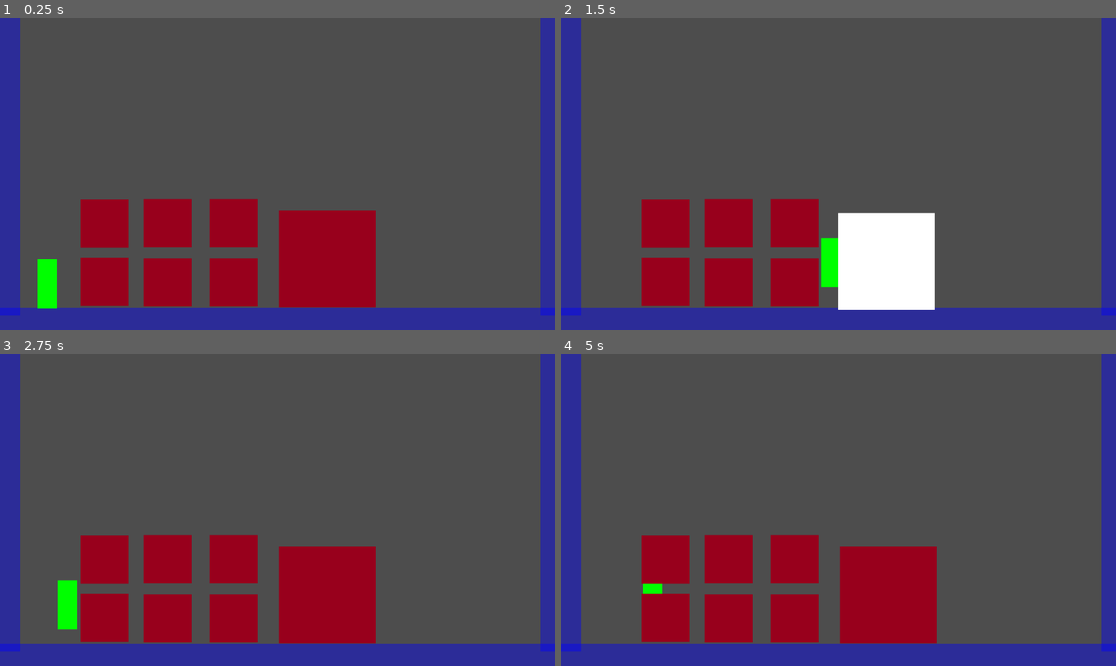
Above: before the commit, frames 1-4 (two rows, left to right).
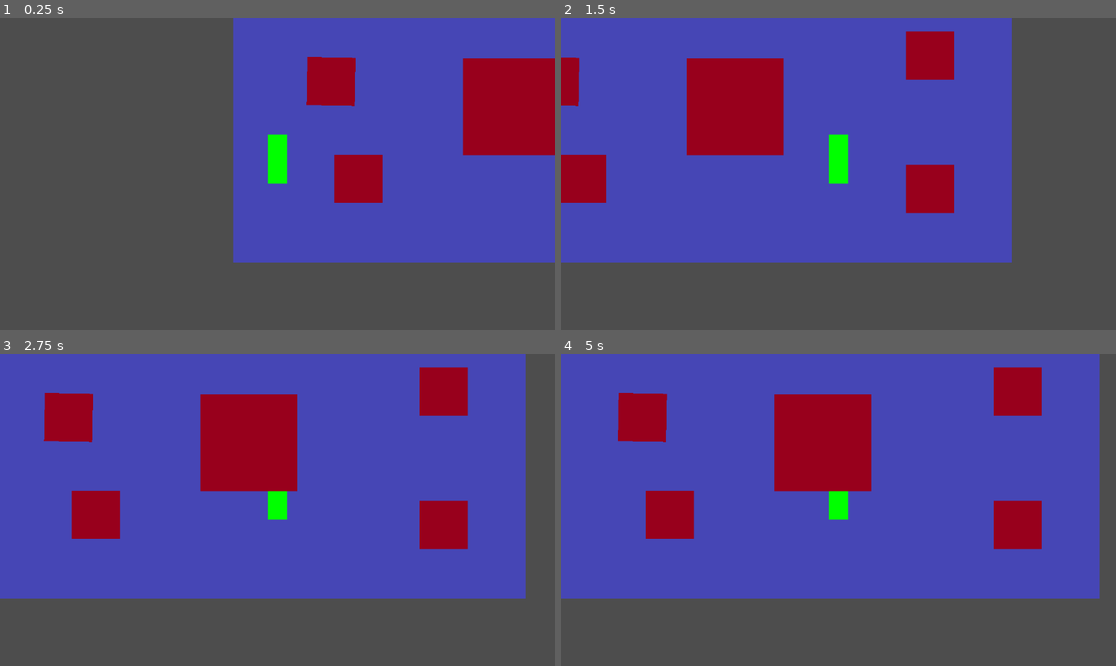
Above: after the commit, the same moments.

Repository: itlleat/twenty-second-slam
Game: Godot game, scene res://test_level.tscn
The game is run twice, just before and just after one commit, with the same random seed, the same clock (stepped at 60 frames per second) and the same inputs.
Inputs:
- Up to frame 1 (0.25 s): no input
- Up to frame 2 (1.5 s): tap Enter at 0.5 s; hold D (move_right) from 0.53 s (still down); tap Space (jump) at 0.6, 0.77, 1.07 s; tap E (punch) at 1.35 s
- Up to frame 3 (2.75 s): tap Space (jump) at 1.52, 1.55, 1.82, 2.1 s; release D (move_right) at 2.03 s; hold A (move_left) from 2.03 s (still down)
- Up to frame 4 (5 s): release A (move_left) at 2.78 s; hold D (move_right) 2.78-4.28 s; tap E (punch) at 2.85, 4.35 s; tap Space (jump) at 3.02, 3.05, 3.32, 3.6, 3.77, 4.07, 4.52, 4.55, 4.82 s; hold A (move_left) from 4.28 s (still down)

The runs differ from the first frame. In frame 1, 67% of the frame differs, in the area x 0-100%, y 0-100%; in frame 2, 80%; in frame 3, 91%; in frame 4, 92%.

Commit message:
changed it up

Diff:
--- a/enemy_small.gd
+++ b/enemy_small.gd
@@ -17,7 +17,7 @@
 # Physics for flying when defeated
 var is_flying = false
 var flying_timer = 0.0
-var flying_duration = 5.0
+var flying_duration = 2.5
 var gravity = 980.0
 var bounce_damping = 0.8
 var friction = 0.95
--- a/player.gd
+++ b/player.gd
@@ -3,24 +3,48 @@
 enum PlayerState {
 	IDLE,
 	WALKING,
-	JUMPING,
+	WALK_UP,
+	WALK_DOWN,
+	DASHING,
 	PUNCHING
 }
 
 var current_state = PlayerState.IDLE
 var move_speed = 600.0
-var jump_force = -475.0
+var dash_force = 1000.0
+var dash_duration = 0.2
 var gravity = 980.0
 var can_punch = true
 var punch_cooldown = 0.06
 var punch_timer = 0.0
+var dash_timer = 0.0
+var can_dash = true
 var facing_right = true
 
 var punch_area: Area2D
 var punch_rect: ColorRect
 var player_body: ColorRect
+var can_move_vertically = false
 
 func _ready():
+	# Create and add camera
+	var camera = Camera2D.new()
+	camera.enabled = true
+
+	# Add smoothing for smoother camera movement
+	camera.position_smoothing_enabled = true
+	camera.position_smoothing_speed = 5.0
+
+	# Set zoom level (adjust as needed)
+	camera.zoom = Vector2(1.2, 1.2)  # Slight zoom in
+
+	# Set camera limits to prevent going outside level bounds
+	camera.limit_left = 0
+	camera.limit_right = 1920
+	camera.limit_top = 0
+	camera.limit_bottom = 1080
+
+	add_child(camera)
 
 	punch_area = $PunchHitBox
 	punch_rect = $PunchHitBox/PunchRect
@@ -49,41 +73,60 @@
 			handle_idle_state(delta)
 		PlayerState.WALKING:
 			handle_walking_state(delta)
-		PlayerState.JUMPING:
-			handle_jumping_state(delta)
+		PlayerState.WALK_UP:
+			handle_walk_up_state(delta)
+		PlayerState.WALK_DOWN:
+			handle_walk_down_state(delta)
+		PlayerState.DASHING:
+			handle_dashing_state(delta)
 		PlayerState.PUNCHING:
 			handle_punching_state(delta)
 
-	# Apply gravity
-	if not is_on_floor():
-		velocity.y += gravity * delta
+	# No gravity - all movement is contained within free movement area
 
 	move_and_slide()
+
+
+
 	update_state()
 
 func handle_idle_state(_delta):
-	if not is_on_floor():
-		current_state = PlayerState.JUMPING
-		return
-
-	velocity.x = 0
+	# Only allow movement in free movement area
+	if can_move_vertically:
+		velocity = Vector2.ZERO
+		handle_movement_input()
+	else:
+		# Outside free movement area - no movement allowed
+		velocity = Vector2.ZERO
+
+func handle_walking_state(_delta):
+	# Only allow movement in free movement area
+	if can_move_vertically:
+		handle_movement_input()
+	else:
+		# Outside free movement area - stop moving
+		velocity = Vector2.ZERO
+		current_state = PlayerState.IDLE
+
+func handle_walk_up_state(_delta):
+	# Same as walking state - free movement in all directions
 	handle_movement_input()
 
-func handle_walking_state(_delta):
-	if not is_on_floor():
-		current_state = PlayerState.JUMPING
-		return
-
+func handle_walk_down_state(_delta):
+	# Same as walking state - free movement in all directions
 	handle_movement_input()
 
-func handle_jumping_state(_delta):
-	handle_movement_input()
-
-	if is_on_floor():
-		if abs(velocity.x) > 0:
-			current_state = PlayerState.WALKING
-		else:
-			current_state = PlayerState.IDLE
+func handle_dashing_state(delta):
+	dash_timer -= delta
+	if dash_timer <= 0:
+		# End dash
+		current_state = PlayerState.IDLE
+		can_dash = true
+		# Slow down after dash
+		velocity.x *= 0.5
+		if can_move_vertically:
+			velocity.y *= 0.5
+	# Don't handle input during dash - keep dash velocity
 
 func handle_punching_state(delta):
 	velocity.x = 0
@@ -97,19 +140,59 @@
 		punch_area.monitorable = false
 
 func handle_movement_input():
-	var input_dir = Input.get_axis("move_left", "move_right")
-	velocity.x = input_dir * move_speed
+	# Only allow input when in free movement area
+	if not can_move_vertically:
+		return
+
+	var input_dir_x = Input.get_axis("move_left", "move_right")
+	var input_dir_y = Input.get_axis("move_up", "move_down")
+
+	# Create movement vector for free movement
+	var movement_vector = Vector2(input_dir_x, input_dir_y)
+
+	# Normalize diagonal movement to prevent faster diagonal speed
+	if movement_vector.length() > 1.0:
+		movement_vector = movement_vector.normalized()
+
+	# Apply movement
+	velocity.x = movement_vector.x * move_speed
+	velocity.y = movement_vector.y * move_speed
 
 	# Update facing direction
-	if input_dir != 0:
-		facing_right = input_dir > 0
-
-	if Input.is_action_just_pressed("jump") and is_on_floor():
-		velocity.y = jump_force
-		current_state = PlayerState.JUMPING
+	if input_dir_x != 0:
+		facing_right = input_dir_x > 0
+
+	# Dash only works in free movement area
+	if Input.is_action_just_pressed("jump") and can_dash:
+		start_dash()
 
 	if Input.is_action_just_pressed("punch") and can_punch:
 		start_punch()
+
+func start_dash():
+	# Only allow dashing in free movement area
+	if not can_move_vertically:
+		return
+
+	current_state = PlayerState.DASHING
+	can_dash = false
+	dash_timer = dash_duration
+
+	# Get current input for dash direction
+	var input_dir_x = Input.get_axis("move_left", "move_right")
+	var input_dir_y = Input.get_axis("move_up", "move_down")
+
+	var dash_direction = Vector2.ZERO
+
+	# Dash in any direction based on input
+	if abs(input_dir_x) > 0 or abs(input_dir_y) > 0:
+		dash_direction = Vector2(input_dir_x, input_dir_y).normalized()
+	else:
+		# No input - dash in facing direction
+		dash_direction = Vector2(1 if facing_right else -1, 0)
+
+	velocity = dash_direction * dash_force
+	print("Dashing in direction: ", dash_direction)
 
 func start_punch():
 	current_state = PlayerState.PUNCHING
@@ -126,9 +209,13 @@
 	punch_area.monitorable = true
 
 func update_state():
-	if current_state != PlayerState.PUNCHING:
-		if is_on_floor():
-			if abs(velocity.x) > 0:
+	if current_state != PlayerState.PUNCHING and current_state != PlayerState.DASHING:
+		if can_move_vertically:
+			# In free movement area - use any movement for walking state
+			if abs(velocity.x) > 0 or abs(velocity.y) > 0:
 				current_state = PlayerState.WALKING
 			else:
 				current_state = PlayerState.IDLE
+		else:
+			# Outside free movement area - always idle (no movement allowed)
+			current_state = PlayerState.IDLE
--- a/player.tscn
+++ b/player.tscn
@@ -35,3 +35,5 @@
 
 [node name="CollisionShape2D" type="CollisionShape2D" parent="PunchHitBox"]
 shape = SubResource("RectangleShape2D_tge7h")
+
+[node name="Camera2D" type="Camera2D" parent="."]
--- a/project.godot
+++ b/project.godot
@@ -46,6 +46,22 @@
 , Object(InputEventJoypadButton,"resource_local_to_scene":false,"resource_name":"","device":-1,"button_index":0,"pressure":0.0,"pressed":true,"script":null)
 ]
 }
+move_up={
+"deadzone": 0.5,
+"events": [Object(InputEventKey,"resource_local_to_scene":false,"resource_name":"","device":-1,"window_id":0,"alt_pressed":false,"shift_pressed":false,"ctrl_pressed":false,"meta_pressed":false,"pressed":false,"keycode":0,"physical_keycode":87,"key_label":0,"unicode":119,"echo":false,"script":null)
+, Object(InputEventKey,"resource_local_to_scene":false,"resource_name":"","device":-1,"window_id":0,"alt_pressed":false,"shift_pressed":false,"ctrl_pressed":false,"meta_pressed":false,"pressed":false,"keycode":0,"physical_keycode":4194320,"key_label":0,"unicode":0,"echo":false,"script":null)
+, Object(InputEventJoypadButton,"resource_local_to_scene":false,"resource_name":"","device":-1,"button_index":11,"pressure":0.0,"pressed":true,"script":null)
+, Object(InputEventJoypadMotion,"resource_local_to_scene":false,"resource_name":"","device":-1,"axis":1,"axis_value":-1.0,"script":null)
+]
+}
+move_down={
+"deadzone": 0.5,
+"events": [Object(InputEventKey,"resource_local_to_scene":false,"resource_name":"","device":-1,"window_id":0,"alt_pressed":false,"shift_pressed":false,"ctrl_pressed":false,"meta_pressed":false,"pressed":false,"keycode":0,"physical_keycode":83,"key_label":0,"unicode":115,"echo":false,"script":null)
+, Object(InputEventKey,"resource_local_to_scene":false,"resource_name":"","device":-1,"window_id":0,"alt_pressed":false,"shift_pressed":false,"ctrl_pressed":false,"meta_pressed":false,"pressed":false,"keycode":0,"physical_keycode":4194322,"key_label":0,"unicode":0,"echo":false,"script":null)
+, Object(InputEventJoypadButton,"resource_local_to_scene":false,"resource_name":"","device":-1,"button_index":12,"pressure":0.0,"pressed":true,"script":null)
+, Object(InputEventJoypadMotion,"resource_local_to_scene":false,"resource_name":"","device":-1,"axis":1,"axis_value":1.0,"script":null)
+]
+}
 
 [rendering]
 
--- a/test_level.tscn
+++ b/test_level.tscn
@@ -1,88 +1,56 @@
-[gd_scene load_steps=6 format=3 uid="uid://kf6ot565m4ke"]
+[gd_scene load_steps=7 format=3 uid="uid://kf6ot565m4ke"]
 
 [ext_resource type="PackedScene" uid="uid://baxeutytpeu4r" path="res://player.tscn" id="1_2auna"]
 [ext_resource type="Script" path="res://test_level.gd" id="1_dlgt2"]
+[ext_resource type="Script" path="res://vertical_zone.gd" id="2_q524u"]
 [ext_resource type="PackedScene" uid="uid://c1ipunpbjutsu" path="res://enemy.tscn" id="3_cxdfw"]
 [ext_resource type="PackedScene" uid="uid://dvcoejwb3a56f" path="res://enemy_small.tscn" id="4_iyms8"]
 
-[sub_resource type="RectangleShape2D" id="RectangleShape2D_u3kwk"]
-size = Vector2(1159, 14)
+[sub_resource type="RectangleShape2D" id="RectangleShape2D_3moeh"]
+size = Vector2(1150, 649)
 
 [node name="TestLevel" type="Node2D"]
 script = ExtResource("1_dlgt2")
 
-[node name="Ground" type="StaticBody2D" parent="."]
-position = Vector2(31, 592)
+[node name="FreeMovementZone" type="Area2D" parent="."]
+position = Vector2(-302, -106)
+script = ExtResource("2_q524u")
 metadata/_edit_group_ = true
 
-[node name="CollisionShape2D" type="CollisionShape2D" parent="Ground"]
-modulate = Color(0, 0, 1, 0.423529)
-self_modulate = Color(1, 0, 1, 1)
-position = Vector2(547, 17)
-shape = SubResource("RectangleShape2D_u3kwk")
+[node name="CollisionShape2D" type="CollisionShape2D" parent="FreeMovementZone"]
+position = Vector2(879, 432.5)
+shape = SubResource("RectangleShape2D_3moeh")
 
-[node name="ColorRect" type="ColorRect" parent="Ground/CollisionShape2D"]
-offset_left = -581.0
-offset_top = -7.0
-offset_right = 592.0
-offset_bottom = 40.0
-
-[node name="WallL" type="StaticBody2D" parent="."]
-position = Vector2(-15, 584)
-rotation = -1.57079
-metadata/_edit_group_ = true
-
-[node name="CollisionShape2D" type="CollisionShape2D" parent="WallL"]
-modulate = Color(0, 0, 1, 0.423529)
-self_modulate = Color(1, 0, 1, 1)
-position = Vector2(547, 17)
-shape = SubResource("RectangleShape2D_u3kwk")
-
-[node name="ColorRect" type="ColorRect" parent="WallL/CollisionShape2D"]
-offset_left = -581.0
-offset_top = -7.0
-offset_right = 592.0
-offset_bottom = 40.0
-
-[node name="WallR" type="StaticBody2D" parent="."]
-position = Vector2(1112, 584)
-rotation = -1.57079
-metadata/_edit_group_ = true
-
-[node name="CollisionShape2D" type="CollisionShape2D" parent="WallR"]
-modulate = Color(0, 0, 1, 0.423529)
-self_modulate = Color(1, 0, 1, 1)
-position = Vector2(547, 17)
-shape = SubResource("RectangleShape2D_u3kwk")
-
-[node name="ColorRect" type="ColorRect" parent="WallR/CollisionShape2D"]
-offset_left = -581.0
-offset_top = -7.0
-offset_right = 592.0
-offset_bottom = 40.0
+[node name="ColorRect" type="ColorRect" parent="FreeMovementZone/CollisionShape2D"]
+offset_left = -577.0
+offset_top = -327.0
+offset_right = 575.0
+offset_bottom = 325.0
+color = Color(0.254902, 0.254902, 1, 0.588235)
 
 [node name="Player" parent="." instance=ExtResource("1_2auna")]
-position = Vector2(98, 584)
+position = Vector2(92, 467)
+
+[node name="Enemy" parent="." instance=ExtResource("3_cxdfw")]
+position = Vector2(577, 327)
+
+[node name="EnemySmall" parent="." instance=ExtResource("4_iyms8")]
+position = Vector2(931, 170)
+
+[node name="EnemySmall2" parent="." instance=ExtResource("4_iyms8")]
+position = Vector2(779, 0)
+
+[node name="EnemySmall3" parent="." instance=ExtResource("4_iyms8")]
+position = Vector2(931, 447)
+
+[node name="EnemySmall4" parent="." instance=ExtResource("4_iyms8")]
+position = Vector2(153, 223)
+rotation = 0.0160227
+
+[node name="EnemySmall5" parent="." instance=ExtResource("4_iyms8")]
+position = Vector2(269, 1)
+
+[node name="EnemySmall6" parent="." instance=ExtResource("4_iyms8")]
+position = Vector2(209, 426)
 
 [node name="UI" type="CanvasLayer" parent="."]
-
-[node name="Enemy" parent="." instance=ExtResource("3_cxdfw")]
-position = Vector2(679, 500)
-
-[node name="EnemySmall" parent="." instance=ExtResource("4_iyms8")]
-position = Vector2(434, 498)
-
-[node name="EnemySmall2" parent="." instance=ExtResource("4_iyms8")]
-position = Vector2(297, 498)
-
-[node name="EnemySmall3" parent="." instance=ExtResource("4_iyms8")]
-position = Vector2(297, 375)
-
-[node name="EnemySmall4" parent="." instance=ExtResource("4_iyms8")]
-position = Vector2(434, 375)
-
-[node name="EnemySmall5" parent="." instance=ExtResource("4_iyms8")]
-position = Vector2(166, 497)
-
-[node name="EnemySmall6" parent="." instance=ExtResource("4_iyms8")]
-position = Vector2(166, 376)
--- /dev/null
+++ b/vertical_zone.gd
@@ -0,0 +1,52 @@
+extends Area2D
+
+func _ready():
+	# Enable free movement immediately and create walls
+	call_deferred("setup_free_movement_area")
+
+func setup_free_movement_area():
+	# Find the player and enable free movement
+	var player = get_node("../Player")
+	if player:
+		player.can_move_vertically = true
+		print("Player can now move freely in all directions!")
+
+	# Create the boundary walls
+	create_invisible_walls()
+
+func create_invisible_walls():
+	# Get the collision shape to create walls around it
+	var collision_shape = $CollisionShape2D
+	if not collision_shape or not collision_shape.shape:
+		return
+
+	var shape = collision_shape.shape
+	if not shape is RectangleShape2D:
+		return
+
+	var rect_shape = shape as RectangleShape2D
+	var area_pos = global_position + collision_shape.position
+	var half_size = rect_shape.size / 2
+	var wall_thickness = 50.0
+
+	# Create 4 walls around the movement area
+	create_wall(Vector2(area_pos.x, area_pos.y - half_size.y - wall_thickness/2), Vector2(rect_shape.size.x + wall_thickness*2, wall_thickness)) # Top
+	create_wall(Vector2(area_pos.x, area_pos.y + half_size.y + wall_thickness/2), Vector2(rect_shape.size.x + wall_thickness*2, wall_thickness)) # Bottom
+	create_wall(Vector2(area_pos.x - half_size.x - wall_thickness/2, area_pos.y), Vector2(wall_thickness, rect_shape.size.y)) # Left
+	create_wall(Vector2(area_pos.x + half_size.x + wall_thickness/2, area_pos.y), Vector2(wall_thickness, rect_shape.size.y)) # Right
+
+func create_wall(pos: Vector2, size: Vector2):
+	var wall = StaticBody2D.new()
+	var collision = CollisionShape2D.new()
+	var shape = RectangleShape2D.new()
+
+	shape.size = size
+	collision.shape = shape
+	wall.add_child(collision)
+	wall.global_position = pos
+
+	# Add to parent scene, not to this Area2D
+	get_parent().add_child(wall)
+	print("Created invisible wall at: ", pos, " size: ", size)
+
+# Removed enter/exit logic - player is always in free movement area
